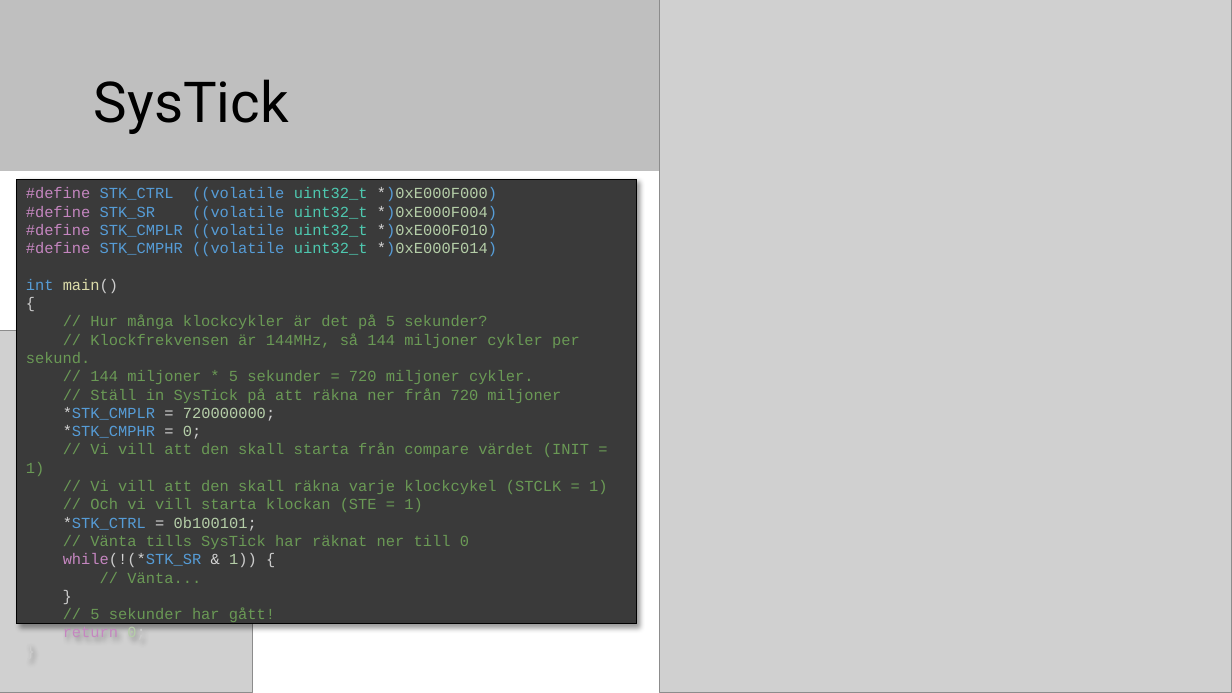
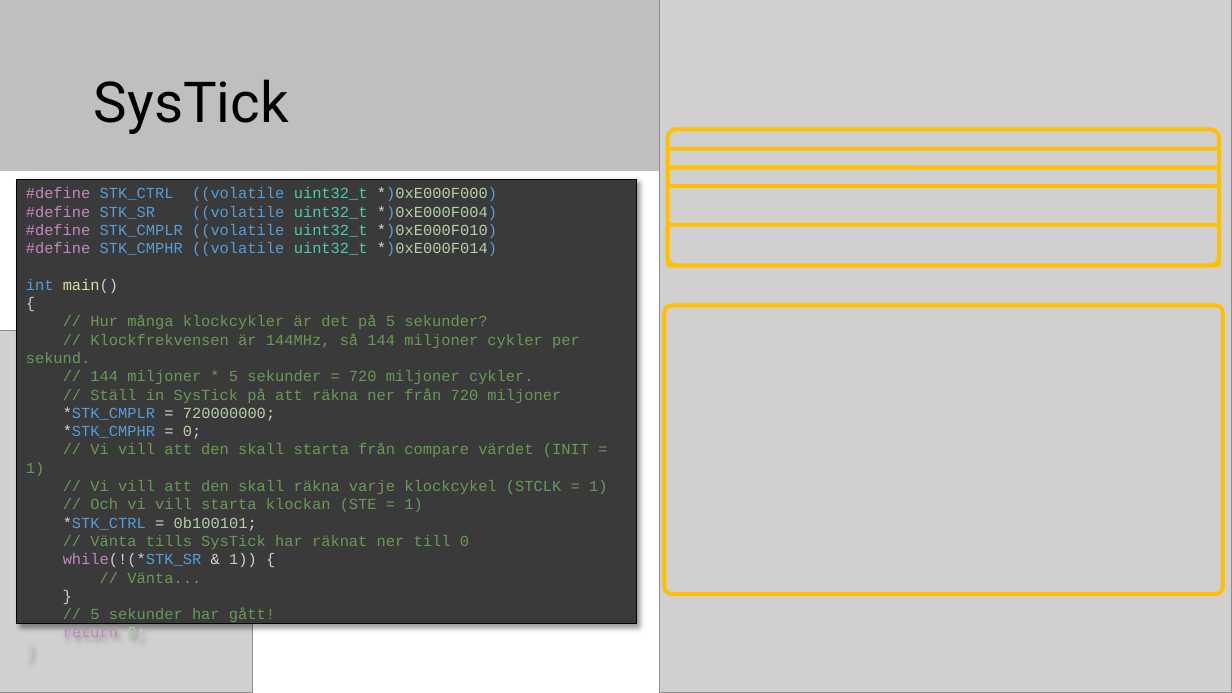
Before and after one commit to elias-at-chalmers/mop-lecture_notes-mirror, a slide deck: slide 23 of slides/lecture06_pointers_and_sync.pptx (slide 22 before the commit). Drawn at 1232x693 pixels with LibreOffice and Linux fonts; fonts in the diff are those of the drawing; grey boxes stand for pictures. Boxes give left, top, right and bottom in pixels: in the first picture for what was removed or moved away, otherwise in the second. Text is boxed around its words. In the diff, an @@ line names an element or a change of style, - is before the commit and + after.

```diff
--- a/slides/lecture06_pointers_and_sync.pptx
+++ b/slides/lecture06_pointers_and_sync.pptx
@@ rounded rectangle added at [668,129,1220,265], outline #FFC000 3 pt @@
@@ rounded rectangle added at [668,149,1220,167], outline #FFC000 3 pt @@
@@ rounded rectangle added at [668,167,1220,186], outline #FFC000 3 pt @@
@@ rounded rectangle added at [668,225,1220,265], outline #FFC000 3 pt @@
@@ rounded rectangle added at [665,306,1224,594], outline #FFC000 3 pt @@
```
Also in this commit, not shown: 1 other slide changed, 3 slides added, 8 other files.
